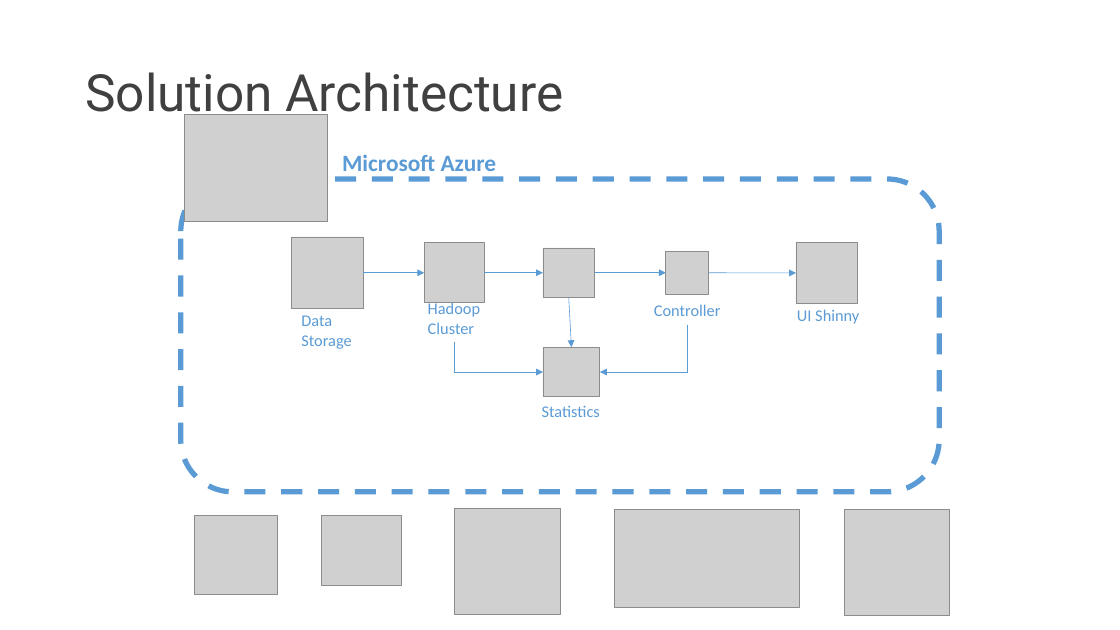
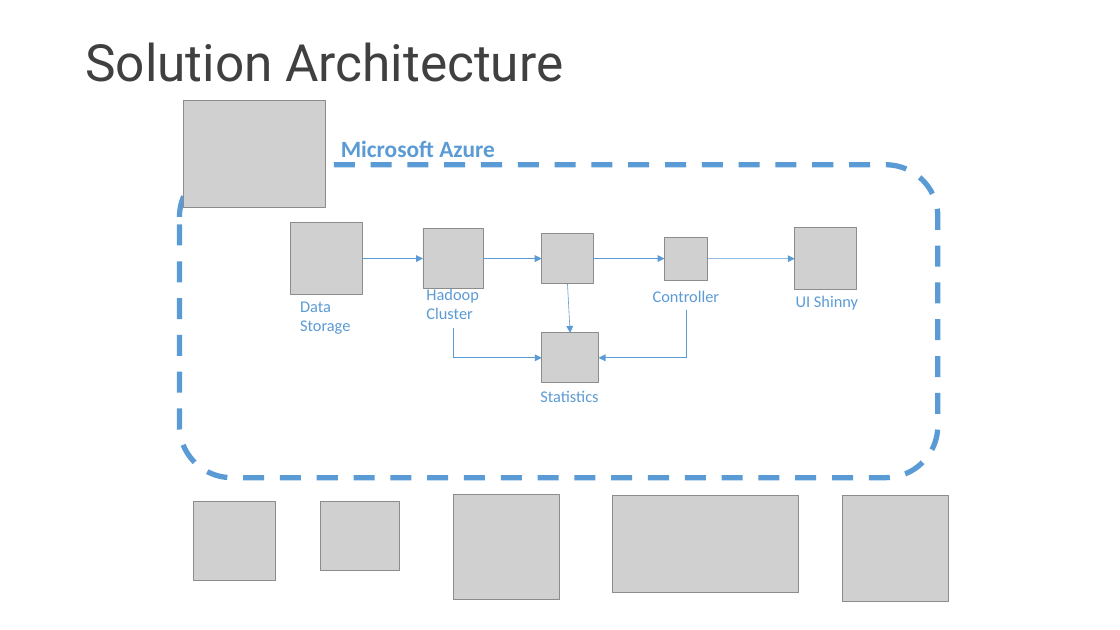
Before and after one commit to cdemircioglu/ORTest, a slide deck: slide 3 of OPRC London UCV Demo.pptx. Drawn at 1120x630 pixels with LibreOffice and Linux fonts; fonts in the diff are those of the drawing; grey boxes stand for pictures; background and template pictures are left out. Boxes give left, top, right and bottom in pixels: in the first picture for what was removed or moved away, otherwise in the second. Text is boxed around its words. In the diff, an @@ line names an element or a change of style, - is before the commit and + after.

```diff
--- a/OPRC London UCV Demo.pptx
+++ b/OPRC London UCV Demo.pptx
@@ title "Solution Architecture" rewrapped from (85,72,563,123) to (85,42,563,82) @@
@@ 12 pictures, 6 texts, 5 arrows, 2 elbow arrows, 1 rounded rectangle: place and size @@
-12 pictures, 6 texts, 5 arrows, 2 elbow arrows, 1 rounded rectangle at (181,114,950,616)
+12 pictures, 6 texts, 5 arrows, 2 elbow arrows, 1 rounded rectangle at (180,100,949,602)
```
Also in this commit, not shown: 2 other slides changed, 1 other file.
